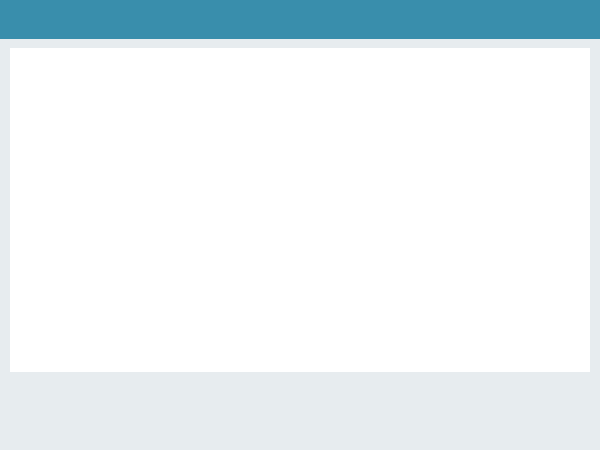
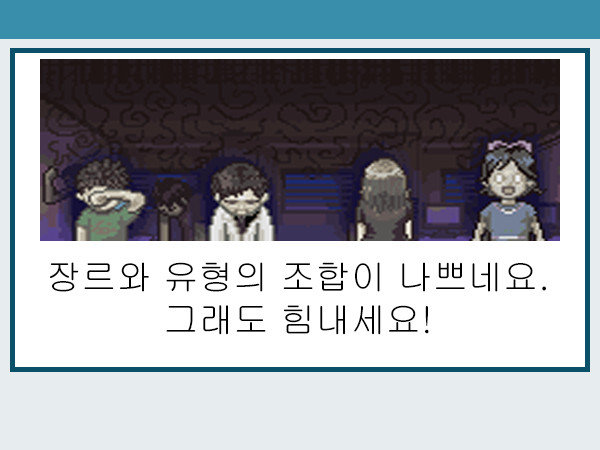
Layers edited between the first and the second 600 x 450 image:
renamed "장 르" to "장르와 유형의 조합이 나쁘네요. 그래도 힘내세요!", showed it, painted on it over [50, 219, 546, 335]
added layer "Layer 8" above "Layer 7 copy" over [40, 59, 560, 241]
added layer "Layer 7 copy" above "Layer 7" over [10, 48, 590, 372]
